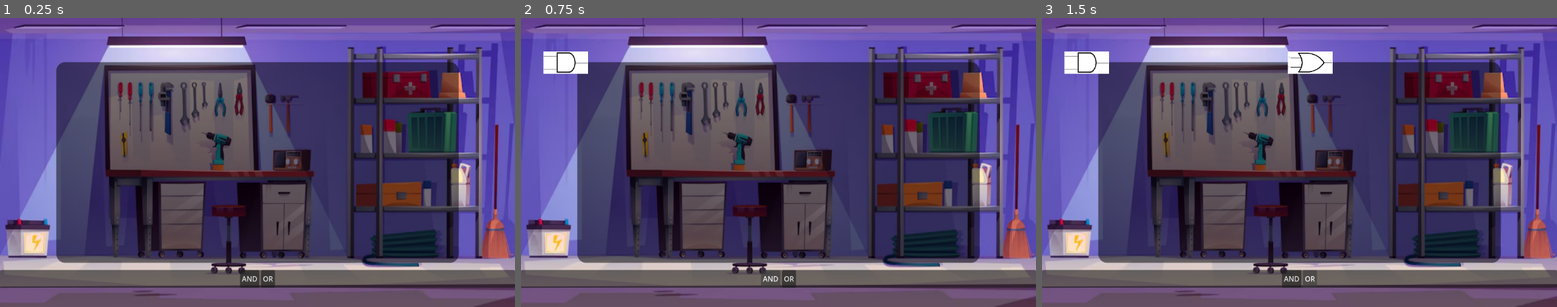
Above: before the commit, frames 1-3 (left to right).
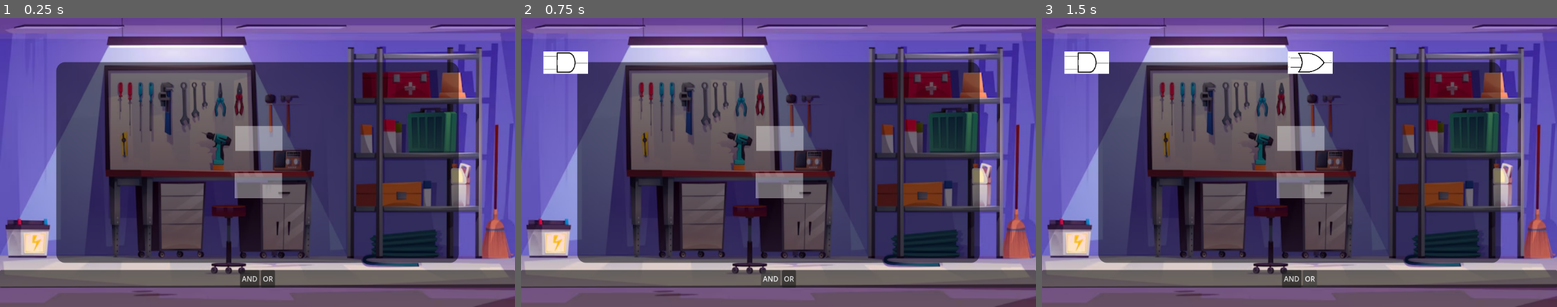
Above: after the commit, the same moments.

Repository: SvHu0511/MeDiDa
Game: Godot game, scene res://Szenen/main/main.tscn
Two runs of this game, one before a commit and one after it. Both use one fixed random seed, a clock stepped at 60 frames per second and the inputs below.
Inputs:
- Up to frame 1 (0.25 s): no input
- Up to frame 2 (0.75 s): click "AND" at 0.5 s
- Up to frame 3 (1.5 s): click "OR" at 1.25 s

The runs differ from the first frame. In frame 1, 1.6% of the frame differs, in the area x 45-55%, y 37-63%; in frame 2, 1.6%, in the area x 7-55%, y 14-63%; in frame 3, 1.6%.

Commit message:
Gatter-Slots mit snapping, kleine Änderungen der Gatter

Diff:
--- a/Skripte/and_button.gd
+++ b/Skripte/and_button.gd
@@ -1,22 +1,17 @@
 extends Button
 
-var and_gate_scene = preload("res://Szenen/gates/and_gate.tscn")
+var and_gate_scene = preload("res://Szenen/gates/And_gate.tscn")
 
 # Called when the node enters the scene tree for the first time.
 func _ready() -> void:
 	pass # Replace with function body.
 
-
-# Called every frame. 'delta' is the elapsed time since the previous frame.
-func _process(delta: float) -> void:
-	pass
-
 func on_pressed():
 	print("pressed AND")
 	var instance = and_gate_scene.instantiate()
 	instance.position = Vector2(100, 100)
-	var desired_size = Vector2(100, 50)
-	var texture_size = instance.get_child(0).texture.get_size()
-	instance.scale = desired_size / texture_size
+	#var desired_size = Vector2(100, 50)
+	#var texture_size = instance.get_child(0).texture.get_size()
+	#instance.scale = desired_size / texture_size
 	get_tree().current_scene.add_child(instance)
 	print("done creating")
--- /dev/null
+++ b/Skripte/and_gate.gd
@@ -0,0 +1,5 @@
+extends Node2D
+
+# Called when the node enters the scene tree for the first time.
+func _ready() -> void:
+	$LogicGate.gate_type = "AND"
--- a/Skripte/and_gate_new.gd
+++ /dev/null
@@ -1,23 +0,0 @@
-extends Area2D
-
-@export var gate_type = "AND"
-var dragging = false
-
-# Called when the node enters the scene tree for the first time.
-func _ready() -> void:
-	pass # Replace with function body.
-
-
-# Called every frame. 'delta' is the elapsed time since the previous frame.
-func _process(delta: float) -> void:
-	if dragging:
-		position = get_global_mouse_position()
-
-
-func _on_button_button_down() -> void:
-	print("clicked")
-	dragging = true
-
-
-func _on_button_button_up() -> void:
-	dragging = false
--- a/Skripte/gate_slot.gd
+++ b/Skripte/gate_slot.gd
@@ -1,11 +1,11 @@
-extends Panel
+extends Area2D
 
 
 # Called when the node enters the scene tree for the first time.
 func _ready() -> void:
-	var placed_gate = null
+	pass
 
 
-# Called every frame. 'delta' is the elapsed time since the previous frame.
 func _process(delta: float) -> void:
+	#If occupied, pass gate result to next slot
 	pass
--- /dev/null
+++ b/Skripte/global.gd
@@ -0,0 +1,2 @@
+extends Node
+var dragging = false
--- /dev/null
+++ b/Skripte/logic_gate.gd
@@ -0,0 +1,46 @@
+extends Area2D
+@export var gate_type : String
+var dragging: bool
+var draggable: bool
+var drag_offset: Vector2
+
+var can_be_dropped = false
+var slot_ref: Area2D
+
+# Called when the node enters the scene tree for the first time.
+func _ready() -> void:
+	pass # Replace with function body.
+
+func _input(event: InputEvent) -> void:
+	if event is InputEventMouseButton and event.button_index == MOUSE_BUTTON_LEFT:
+		if not Global.dragging and draggable and event.pressed:
+			Global.dragging = true
+			dragging = true
+			drag_offset = position - get_global_mouse_position()
+		elif dragging and not event.pressed:
+			drop()
+
+	if event is InputEventMouseMotion and dragging:
+		position = get_global_mouse_position() + drag_offset
+
+func drop() -> void:
+	Global.dragging = false
+	dragging = false
+	if can_be_dropped:
+		global_position = slot_ref.global_position
+
+func _on_mouse_entered() -> void:
+	draggable = true
+
+func _on_mouse_exited() -> void:
+	draggable = false
+
+
+func _on_area_entered(area: Area2D) -> void:
+	if area.is_in_group("gate_slot"):
+		can_be_dropped = true
+		slot_ref = area
+
+func _on_area_exited(area: Area2D) -> void:
+	if area.is_in_group("gate_slot"):
+		can_be_dropped = false
--- a/Skripte/or_button.gd
+++ b/Skripte/or_button.gd
@@ -1,22 +1,17 @@
 extends Button
 
-var or_gate_scene = preload("res://Szenen/gates/or_gate.tscn")
+var or_gate_scene = preload("res://Szenen/gates/Or_gate.tscn")
 
 # Called when the node enters the scene tree for the first time.
 func _ready() -> void:
 	pass # Replace with function body.
 
-
-# Called every frame. 'delta' is the elapsed time since the previous frame.
-func _process(delta: float) -> void:
-	pass
-
 func on_pressed():
 	print("pressed OR")
 	var instance = or_gate_scene.instantiate()
 	instance.position = Vector2(600, 100)
-	var desired_size = Vector2(100, 50)
-	var texture_size = instance.get_child(0).texture.get_size()
-	instance.scale = desired_size / texture_size
+	#var desired_size = Vector2(100, 50)
+	#var texture_size = instance.get_child(0).texture.get_size()
+	#instance.scale = desired_size / texture_size
 	get_tree().current_scene.add_child(instance)
 	print("done creating")
--- /dev/null
+++ b/Skripte/or_gate.gd
@@ -0,0 +1,5 @@
+extends Node2D
+
+# Called when the node enters the scene tree for the first time.
+func _ready() -> void:
+	$LogicGate.gate_type = "OR"
--- a/Skripte/or_gate_new.gd
+++ /dev/null
@@ -1,22 +0,0 @@
-extends Area2D
-
-@export var gate_type = "OR"
-var dragging = false
-
-# Called when the node enters the scene tree for the first time.
-func _ready() -> void:
-	pass # Replace with function body.
-
-
-# Called every frame. 'delta' is the elapsed time since the previous frame.
-func _process(delta: float) -> void:
-	if dragging:
-		position = get_global_mouse_position()
-
-func _on_button_button_down() -> void:
-	print("clicked")
-	dragging = true
-
-
-func _on_button_button_up() -> void:
-	dragging = false
--- a/Szenen/board/gate_slot.tscn
+++ b/Szenen/board/gate_slot.tscn
@@ -1,18 +1,20 @@
 [gd_scene format=3 uid="uid://bx6ldv0hjipku"]
 
-[node name="GateSlot" type="Panel" unique_id=499300320]
-anchors_preset = 15
-anchor_right = 1.0
-anchor_bottom = 1.0
-offset_right = -1092.0
-offset_bottom = -588.0
-grow_horizontal = 2
-grow_vertical = 2
+[ext_resource type="Script" uid="uid://dkyldnwolfo5h" path="res://Skripte/gate_slot.gd" id="1_5cvix"]
 
-[node name="CenterContainer" type="CenterContainer" parent="." unique_id=1607725761]
-layout_mode = 1
-offset_right = 40.0
-offset_bottom = 40.0
+[sub_resource type="RectangleShape2D" id="RectangleShape2D_5cvix"]
+size = Vector2(100, 50)
 
-[node name="INPUT" type="TextureRect" parent="CenterContainer" unique_id=951216441]
-layout_mode = 2
+[node name="GateSlot" type="Area2D" unique_id=1456416178 groups=["gate_slot"]]
+script = ExtResource("1_5cvix")
+
+[node name="CollisionShape2D" type="CollisionShape2D" parent="." unique_id=1713860137]
+shape = SubResource("RectangleShape2D_5cvix")
+
+[node name="ColorRect" type="ColorRect" parent="." unique_id=1683097375]
+offset_left = -53.0
+offset_top = -28.0
+offset_right = 53.0
+offset_bottom = 28.0
+mouse_filter = 2
+color = Color(1, 1, 1, 0.39215687)
--- a/Szenen/board/level_background.tscn
+++ b/Szenen/board/level_background.tscn
@@ -12,6 +12,7 @@
 anchor_bottom = 1.0
 grow_horizontal = 2
 grow_vertical = 2
+mouse_filter = 1
 
 [node name="Background" type="TextureRect" parent="." unique_id=2108073614]
 layout_mode = 0
--- a/Szenen/gates/And_gate.tscn
+++ b/Szenen/gates/And_gate.tscn
@@ -1,20 +1,15 @@
 [gd_scene format=3 uid="uid://dufy3g1s6xknv"]
 
 [ext_resource type="Texture2D" uid="uid://irvpoladxjg4" path="res://Assets/and-gate.webp" id="1_1xo4q"]
-[ext_resource type="Script" uid="uid://dbn0hqmlqngst" path="res://Skripte/and_gate_new.gd" id="1_tlgs0"]
+[ext_resource type="Script" uid="uid://dbn0hqmlqngst" path="res://Skripte/and_gate.gd" id="1_tlgs0"]
+[ext_resource type="PackedScene" uid="uid://pskpf4tb4xbx" path="res://Szenen/gates/logic_gate.tscn" id="2_f6n8f"]
 
-[node name="AndGate" type="Area2D" unique_id=557336751]
+[node name="AndGate" type="Node2D" unique_id=1830215857]
 script = ExtResource("1_tlgs0")
 
-[node name="Image" type="Sprite2D" parent="." unique_id=1161490137]
+[node name="LogicGate" parent="." unique_id=1790688396 instance=ExtResource("2_f6n8f")]
+
+[node name="Image" type="Sprite2D" parent="LogicGate" unique_id=1161490137]
+position = Vector2(-1.9669533e-06, 1.66893e-06)
+scale = Vector2(0.083333336, 0.10752688)
 texture = ExtResource("1_1xo4q")
-
-[node name="Button" type="Button" parent="." unique_id=65453016]
-modulate = Color(1, 1, 1, 0)
-offset_left = -601.0
-offset_top = -231.0
-offset_right = 601.0
-offset_bottom = 232.0
-
-[connection signal="button_down" from="Button" to="." method="_on_button_button_down"]
-[connection signal="button_up" from="Button" to="." method="_on_button_button_up"]
--- a/Szenen/gates/Or_gate.tscn
+++ b/Szenen/gates/Or_gate.tscn
@@ -1,20 +1,16 @@
 [gd_scene format=3 uid="uid://foqfix47uaf"]
 
-[ext_resource type="Script" uid="uid://c6gvwmbkh5ls7" path="res://Skripte/or_gate_new.gd" id="1_rrkrr"]
+[ext_resource type="Script" uid="uid://c6gvwmbkh5ls7" path="res://Skripte/or_gate.gd" id="1_rrkrr"]
 [ext_resource type="Texture2D" uid="uid://vlenenu6s5fw" path="res://Assets/or-gate-symbol.jpg" id="1_tdbbm"]
+[ext_resource type="PackedScene" uid="uid://pskpf4tb4xbx" path="res://Szenen/gates/logic_gate.tscn" id="3_ld2k8"]
 
-[node name="OrGate" type="Area2D" unique_id=880919805]
+[node name="OrGate" type="Node2D" unique_id=1057368650]
 script = ExtResource("1_rrkrr")
 
-[node name="Image" type="Sprite2D" parent="." unique_id=1257452868]
+[node name="LogicGate" parent="." unique_id=1790688396 instance=ExtResource("3_ld2k8")]
+
+[node name="Image" type="Sprite2D" parent="LogicGate" unique_id=1257452868]
+z_index = 1
+position = Vector2(3.2782555e-06, 4.7683716e-07)
+scale = Vector2(0.19267824, 0.17730495)
 texture = ExtResource("1_tdbbm")
-
-[node name="Button" type="Button" parent="." unique_id=620601422]
-modulate = Color(1, 1, 1, 0)
-offset_left = -260.0
-offset_top = -141.0
-offset_right = 260.0
-offset_bottom = 141.0
-
-[connection signal="button_down" from="Button" to="." method="_on_button_button_down"]
-[connection signal="button_up" from="Button" to="." method="_on_button_button_up"]
--- a/Szenen/gates/logic_gate.tscn
+++ b/Szenen/gates/logic_gate.tscn
@@ -1,43 +1,47 @@
 [gd_scene format=3 uid="uid://pskpf4tb4xbx"]
 
-[ext_resource type="Texture2D" uid="uid://m0cso77j7uog" path="res://Assets/Puzzlebackground.png" id="2_paudg"]
+[ext_resource type="Script" uid="uid://b2lf8p77al0a1" path="res://Skripte/logic_gate.gd" id="1_paudg"]
 
-[sub_resource type="GDScript" id="GDScript_fogk0"]
-script/source = "extends Panel
+[sub_resource type="RectangleShape2D" id="RectangleShape2D_fogk0"]
+size = Vector2(100, 50)
 
+[node name="LogicGate" type="Area2D" unique_id=1790688396]
+z_index = 1
+script = ExtResource("1_paudg")
 
-# Called when the node enters the scene tree for the first time.
-func _ready() -> void:
-	pass # Replace with function body.
+[node name="CollisionShape2D" type="CollisionShape2D" parent="." unique_id=356635499]
+shape = SubResource("RectangleShape2D_fogk0")
 
-@export var gate_type : String
-
-var dragging = false
-# Called every frame. 'delta' is the elapsed time since the previous frame.
-func _process(delta: float) -> void:
-	pass
-"
-
-[node name="LogicGate" type="Panel" unique_id=997521103]
-offset_right = 60.0
-offset_bottom = 60.0
-script = SubResource("GDScript_fogk0")
-
-[node name="CenterContainer" type="CenterContainer" parent="." unique_id=1879232404]
-layout_mode = 1
+[node name="ColorRect" type="ColorRect" parent="." unique_id=1717983696]
 anchors_preset = 15
 anchor_right = 1.0
 anchor_bottom = 1.0
-offset_left = -1.0
-offset_right = -1.0
+offset_left = -50.0
+offset_top = -25.0
+offset_right = 50.0
+offset_bottom = 25.0
 grow_horizontal = 2
 grow_vertical = 2
+mouse_filter = 1
+color = Color(0, 0, 0, 0.5019608)
 
-[node name="TextureRect" type="TextureRect" parent="CenterContainer" unique_id=1089945737]
-layout_mode = 2
-texture = ExtResource("2_paudg")
-expand_mode = 1
+[node name="CenterContainer" type="CenterContainer" parent="." unique_id=1879232404]
+z_index = 1
+anchors_preset = 15
+anchor_right = 1.0
+anchor_bottom = 1.0
+offset_left = -50.0
+offset_top = -25.0
+offset_right = 50.0
+offset_bottom = 25.0
+grow_horizontal = 2
+grow_vertical = 2
 
 [node name="Label" type="Label" parent="CenterContainer" unique_id=1718775879]
 layout_mode = 2
 text = "Logic"
+
+[connection signal="area_entered" from="." to="." method="_on_area_entered"]
+[connection signal="area_exited" from="." to="." method="_on_area_exited"]
+[connection signal="mouse_entered" from="." to="." method="_on_mouse_entered"]
+[connection signal="mouse_exited" from="." to="." method="_on_mouse_exited"]
--- a/Szenen/main/main.tscn
+++ b/Szenen/main/main.tscn
@@ -1,6 +1,7 @@
 [gd_scene format=3 uid="uid://b1cj8civigr6u"]
 
 [ext_resource type="PackedScene" uid="uid://23bn052jev1b" path="res://Szenen/board/level_background.tscn" id="1_wajws"]
+[ext_resource type="PackedScene" uid="uid://bx6ldv0hjipku" path="res://Szenen/board/gate_slot.tscn" id="3_0idqk"]
 
 [node name="Main" type="Control" unique_id=1387783340]
 layout_mode = 3
@@ -9,6 +10,13 @@
 anchor_bottom = 1.0
 grow_horizontal = 2
 grow_vertical = 2
+mouse_filter = 1
 
 [node name="Level Background" parent="." unique_id=559517426 instance=ExtResource("1_wajws")]
 layout_mode = 1
+
+[node name="GateSlot" parent="." unique_id=1456416178 instance=ExtResource("3_0idqk")]
+position = Vector2(579, 270)
+
+[node name="GateSlot2" parent="." unique_id=696068131 instance=ExtResource("3_0idqk")]
+position = Vector2(578, 376)
--- a/project.godot
+++ b/project.godot
@@ -15,6 +15,10 @@
 config/features=PackedStringArray("4.6", "GL Compatibility")
 config/icon="res://icon.svg"
 
+[autoload]
+
+Global="*uid://caua2egf2w74l"
+
 [physics]
 
 3d/physics_engine="Jolt Physics"
Renamed: Skripte/and_gate_new.gd.uid -> Skripte/and_gate.gd.uid
Not shown, changed: Skripte/gate_slot.gd.uid
Not shown, added: Skripte/global.gd.uid
Not shown, added: Skripte/logic_gate.gd.uid
Renamed: Skripte/or_gate_new.gd.uid -> Skripte/or_gate.gd.uid
